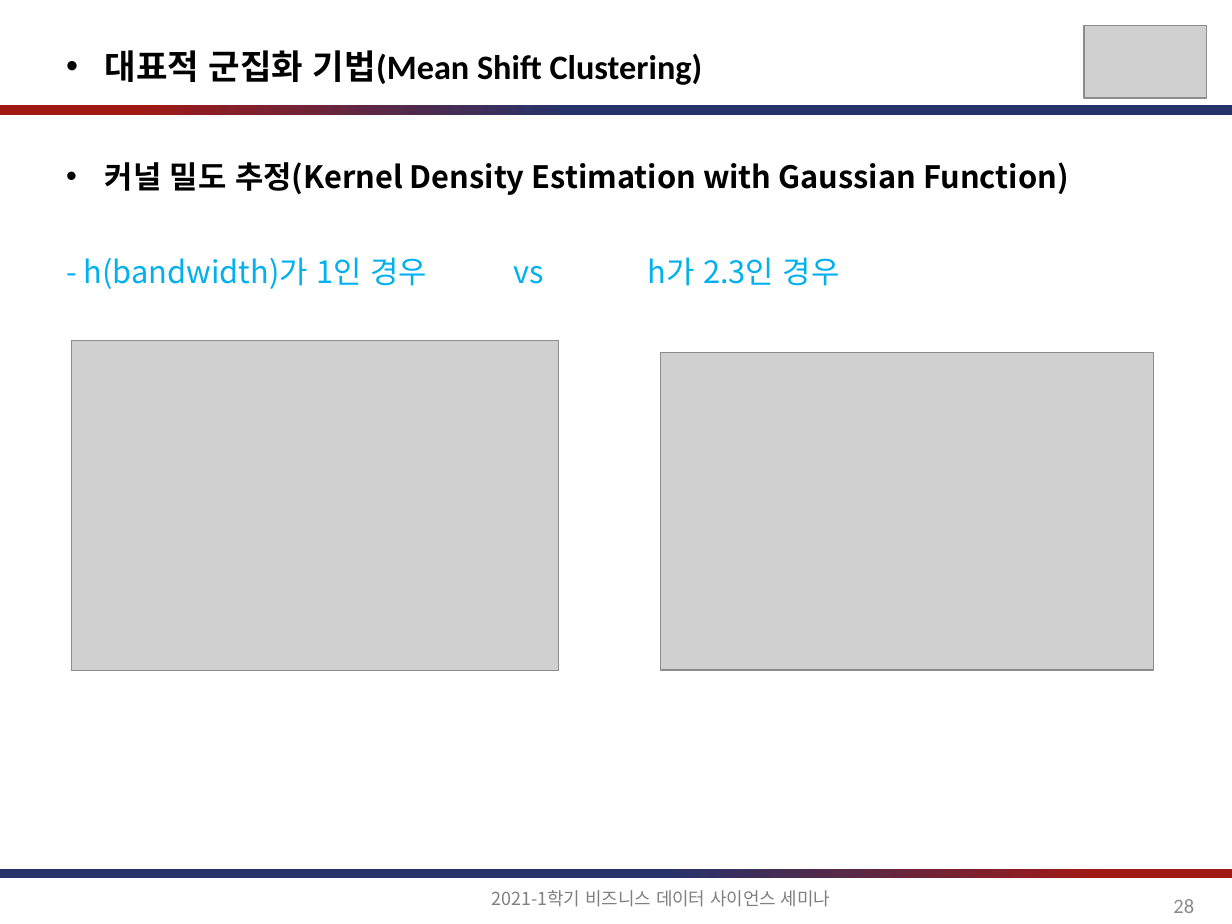
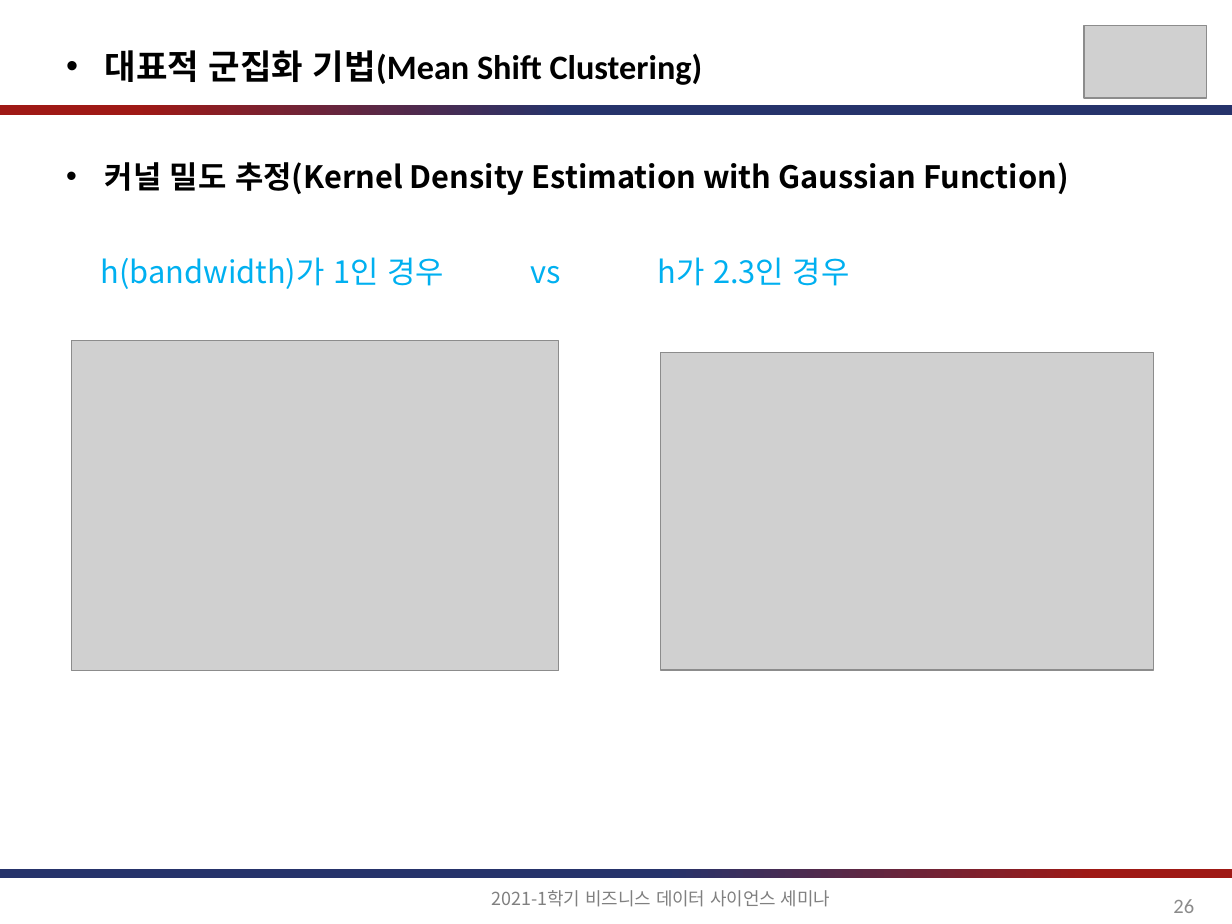
Before and after one commit to jihoahn9303/Seminar_For_Business_DS, a slide deck: slide 26 of document/비즈니스를_위한_데이터과학_6장.pptx (slide 28 before the commit). Drawn at 1232x924 pixels with LibreOffice and Linux fonts; fonts in the diff are those of the drawing; grey boxes stand for pictures. Boxes give left, top, right and bottom in pixels: in the first picture for what was removed or moved away, otherwise in the second. Text is boxed around its words. In the diff, an @@ line names an element or a change of style, - is before the commit and + after.

```diff
--- a/document/비즈니스를_위한_데이터과학_6장.pptx
+++ b/document/비즈니스를_위한_데이터과학_6장.pptx
@@ text at [101, 257, 850, 289]: text changed @@
-- h(bandwidth)가 1인 경우 vs h가 2.3인 경우
+h(bandwidth)가 1인 경우 vs h가 2.3인 경우
@@ page number at [1173, 899, 1194, 913]: text changed @@
-28
+26
```
Also in this commit, not shown: 20 other slides changed, 4 slides added, 1 slide removed.
